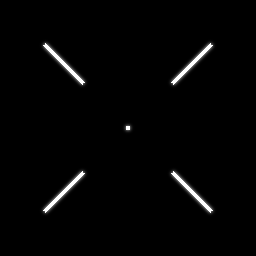
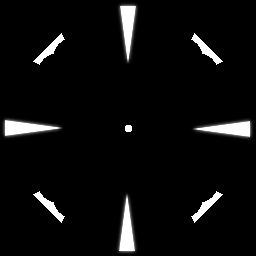
Two versions of the same layered image (256 x 256). Layer-by-layer changes:
added layer "Eingefügte Ebene#4" above "Eingefügte Ebene#1" over (33, 33, 223, 223)
added layer "Eingefügte Ebene#1" above "Eingefügte Ebene#2" over (5, 6, 250, 251)
added layer "Eingefügte Ebene#2" above "Eingefügte Ebene" over (1, 2, 254, 255)
painted on "Neue Ebene#4" over (43, 43, 213, 213)
hid "Neue Ebene#1" over (39, 39, 217, 217)
